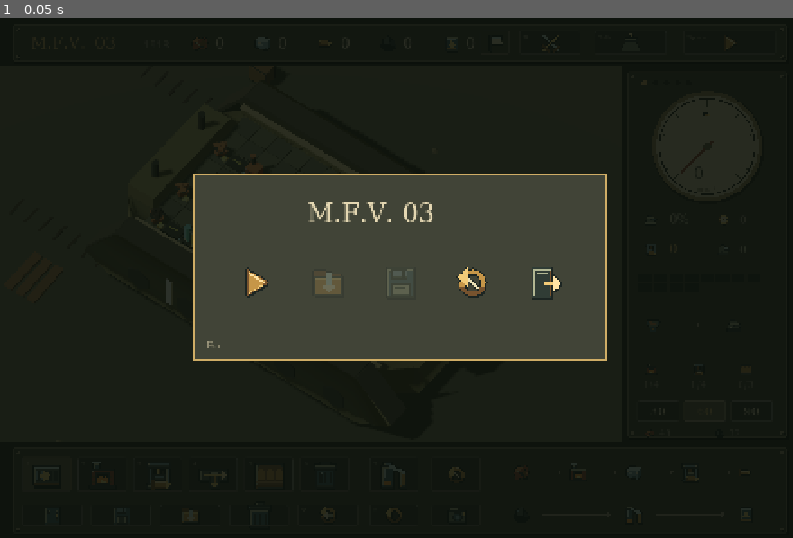
Above: before the commit, frame 1.
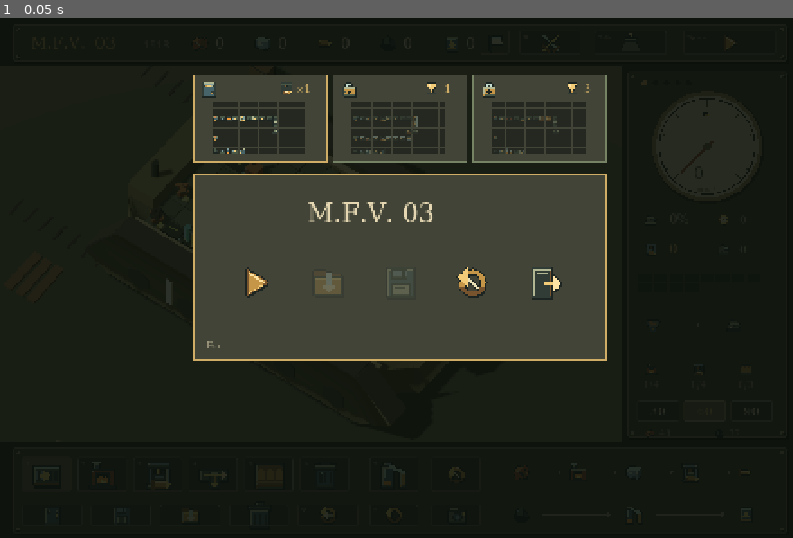
Above: after the commit, the same moment.

Repository: dicenull/last-supply-line
Game: Godot game, scene res://main.tscn
The game is run twice, just before and just after one commit, with the same random seed, the same clock (stepped at 60 frames per second) and the same inputs.
Inputs:
- Up to frame 1 (0.05 s): no input

The runs differ from the first frame. In frame 1, 5.8% of the frame differs, in the area x 24-77%, y 10-28%.

Commit message:
Show selectable blueprint previews and unlock notices

Diff:
--- a/scripts/factory_view.gd
+++ b/scripts/factory_view.gd
@@ -18,9 +18,11 @@
 var started = false
 const RunSave = preload("res://scripts/run_save.gd")
 const RunMenu = preload("res://scripts/run_menu.gd")
+const Blueprints = preload("res://scripts/blueprints.gd")
 const RunHistory = preload("res://scripts/run_history.gd")
 var history = RunHistory.new()
 var history_path = "user://run_history.json"
+var new_blueprints: Array = []
 var checkpoint = RunSave.new()
 var checkpoint_path = "user://run_save.mfv"
 var show_start_menu = true
@@ -159,6 +161,7 @@
 
 func reset_battle():
 	if battlefield == null: return
+	new_blueprints.clear()
 	battle_container.queue_free()
 	battlefield = null
 	battle_mode = false
@@ -539,7 +542,21 @@
 			for pip in range(battlefield.enemies[i].max_hp):
 				panel(Rect2(pos+Vector2(-29+pip*21,40),Vector2(16,8)),GOLD if pip < battlefield.enemies[i].hp else BG)
 
+func can_apply_blueprint() -> bool:
+	return expedition.phase == "prepare" and expedition.sector == 1 and not started
+
+func apply_blueprint(id: String) -> bool:
+	if not can_apply_blueprint() or id not in history.unlocked or id not in Blueprints.IDS: return false
+	factory.remember()
+	if not factory.restore(Blueprints.layout(id)): return false
+	menu.refresh()
+	return true
+
 func record_result() -> bool:
+	var previous = history.unlocked.duplicate()
+	if not history.unlock_for_clear(history_path,expedition.cleared): return false
+	for id in history.unlocked:
+		if id not in previous and id not in new_blueprints: new_blueprints.append(id)
 	if expedition.phase not in ["won","lost","retreated"]: return true
 	return history.record(history_path,expedition.run_seed,expedition.phase,expedition.cleared,int(factory.manufactured))
 
@@ -558,6 +575,7 @@
 			factory.ammo_capacity = expedition.modifiers.magazine
 	elif expedition.phase == "route":
 		if expedition.choose_route(index):
+			new_blueprints.clear()
 			battle_container.queue_free()
 			battlefield = null
 			started = false
@@ -567,6 +585,10 @@
 	refresh_view()
 
 func draw_expedition():
+	if not new_blueprints.is_empty() and expedition.phase in ["reward","route","won"]:
+		panel(Rect2(945,20,150,54),PANEL,GOLD)
+		symbol("example",Vector2(980,47),1.1)
+		text_at("+"+str(new_blueprints.size()),Vector2(1015,57),26,GOLD)
 	if retreat_button.visible: symbol("retreat",Vector2(891,47),0.8)
 	# Sector lamps and bounded raw-material reserve counters.
 	for i in range(RunState.SECTORS):
@@ -625,6 +647,7 @@
 		menu_status = "defeat"
 		menu.refresh()
 		return false
+	new_blueprints.clear()
 	record_result()
 	menu_was_running = false
 	menu_title = false
--- a/scripts/pixel_icons.gd
+++ b/scripts/pixel_icons.gd
@@ -7,7 +7,7 @@
 	"rust":"905238", "rust_hi":"cb8651", "red":"a94735", "fire":"f39d3c", "yellow":"ffe88a",
 	"steel":"7f9e9f", "steel_hi":"c3dcce", "steel_dark":"466469", "inlet":"70d4cc", "wood":"80613e", "wood_hi":"b38d55"
 }
-const KINDS = ["scrap","steel","shell","belt","furnace","pre …(213 unchanged characters)… e","coal_source","move","retreat","exit"]
+const KINDS = ["scrap","steel","shell","belt","furnace","pre …(213 unchanged characters)… e","coal_source","move","retreat","exit","lock"]
 var cache: Dictionary = {}
 var canvas: Image
 
@@ -182,6 +182,17 @@
 			rect(5,12,22,2,"gold_hi")
 			rect(14,7,5,13,"steel_hi")
 			poly([[9,18],[24,18],[17,25]],"white")
+		"lock":
+			disk(16,11,8,"ink")
+			disk(16,11,6,"steel_hi")
+			disk(16,11,3,"deep")
+			plate(5,13,23,16,"gold")
+			rect(7,15,19,2,"gold_hi")
+			rect(7,26,19,1,"bronze")
+			disk(16,20,3,"ink")
+			rect(15,21,3,5,"ink")
+			rivet(8,19)
+			rivet(24,23)
 		"example":
 			plate(4,3,24,27,"steel_dark")
 			for y in [7,13,19,25]: rect(6,y,19,1,"steel")
--- a/scripts/run_menu.gd
+++ b/scripts/run_menu.gd
@@ -2,6 +2,8 @@
 ## Icon-only modal over both 3D viewports. No explanatory UI text.
 var game
 var actions: Array = []
+var blueprint_buttons: Array = []
+var previews: Array = []
 func _ready():
 	position = Vector2.ZERO
 	size = Vector2(1440,940)
@@ -20,11 +22,27 @@
 		button.pressed.connect(func(): game.menu_action(index))
 		add_child(button)
 		actions.append(button)
+	for i in range(game.Blueprints.IDS.size()):
+		var id = game.Blueprints.IDS[i]
+		var button = Button.new()
+		button.position = Vector2(348+i*252,104)
+		button.size = Vector2(240,156)
+		button.focus_mode = Control.FOCUS_NONE
+		for state in ["normal","hover","pressed","disabled"]:
+			var style = StyleBoxFlat.new()
+			style.bg_color = Color(1,1,1,0.08) if state == "hover" else Color.TRANSPARENT
+			button.add_theme_stylebox_override(state,style)
+		button.pressed.connect(func(): game.apply_blueprint(id))
+		add_child(button)
+		blueprint_buttons.append(button)
+		previews.append(game.Blueprints.layout(id))
 	visible = false
 
 func refresh():
 	actions[1].disabled = not FileAccess.file_exists(game.checkpoint_path) and not FileAccess.file_exists(game.checkpoint_path+".bak")
 	actions[2].disabled = game.menu_title
+	for i in range(blueprint_buttons.size()):
+		blueprint_buttons[i].disabled = not game.can_apply_blueprint() or game.Blueprints.IDS[i] not in game.history.unlocked
 	queue_redraw()
 
 func _draw():
@@ -54,3 +72,28 @@
 		draw_string(game.font,Vector2(954,y+8),str(int(row.shells)),HORIZONTAL_ALIGNMENT_LEFT,-1,22,Color("e4d7b2"))
 	if game.history.error:
 		draw_texture_rect(game.pixel_icons.texture("defeat"),Rect2(1050,560,28,28),false)
+
+	for i in range(blueprint_buttons.size()):
+		var id = game.Blueprints.IDS[i]
+		var unlocked = id in game.history.unlocked
+		var at = Vector2(348+i*252,104)
+		var selected = game.Blueprints.matches(game.factory.layout(),id)
+		draw_rect(Rect2(at,Vector2(240,156)),Color("414437"))
+		draw_rect(Rect2(at,Vector2(240,156)),Color("cfad66") if selected else Color("778365"),false,2)
+		var tint = Color.WHITE if not blueprint_buttons[i].disabled else Color(1,1,1,0.35)
+		draw_texture_rect(game.pixel_icons.texture("example" if unlocked else "lock"),Rect2(at+Vector2(12,10),Vector2(32,32)),false)
+		if unlocked:
+			draw_texture_rect(game.pixel_icons.texture("depot" if id == "buffered" else "press"),Rect2(at+Vector2(155,12),Vector2(24,24)),false)
+			draw_string(game.font,at+Vector2(185,32),"×"+str(1 if id == "standard" else 2),HORIZONTAL_ALIGNMENT_LEFT,-1,20,Color("cfad66"))
+		if not unlocked:
+			draw_texture_rect(game.pixel_icons.texture("victory"),Rect2(at+Vector2(165,12),Vector2(24,24)),false)
+			draw_string(game.font,at+Vector2(199,32),str(game.Blueprints.REQUIREMENTS[id]),HORIZONTAL_ALIGNMENT_LEFT,-1,20,Color("cfad66"))
+		var origin = at+Vector2(34,48)
+		for y in range(8):
+			for x in range(14): draw_rect(Rect2(origin+Vector2(x,y)*12,Vector2(11,11)),Color("252820"))
+		for row in previews[i]:
+			draw_set_transform(origin+Vector2(row[0],row[1])*12+Vector2(6,6),row[3]*PI/2)
+			draw_texture_rect(game.pixel_icons.texture(row[2]),Rect2(-6,-6,12,12),false,tint)
+			draw_set_transform(Vector2.ZERO)
+		for pos in game.Factory.PORTS:
+			draw_texture_rect(game.pixel_icons.texture(game.Factory.PORTS[pos]),Rect2(origin+Vector2(pos)*12,Vector2(12,12)),false,tint)
